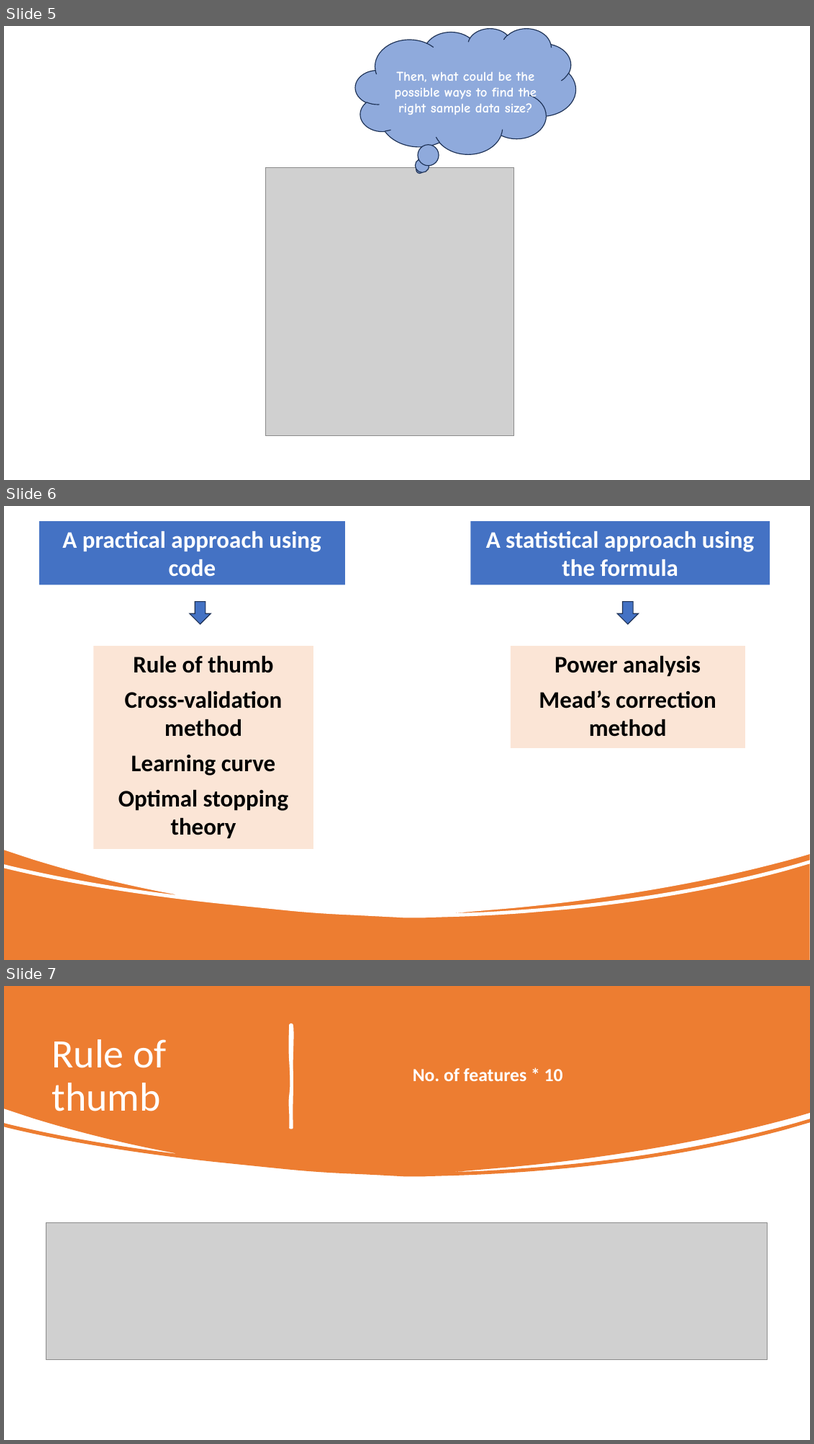
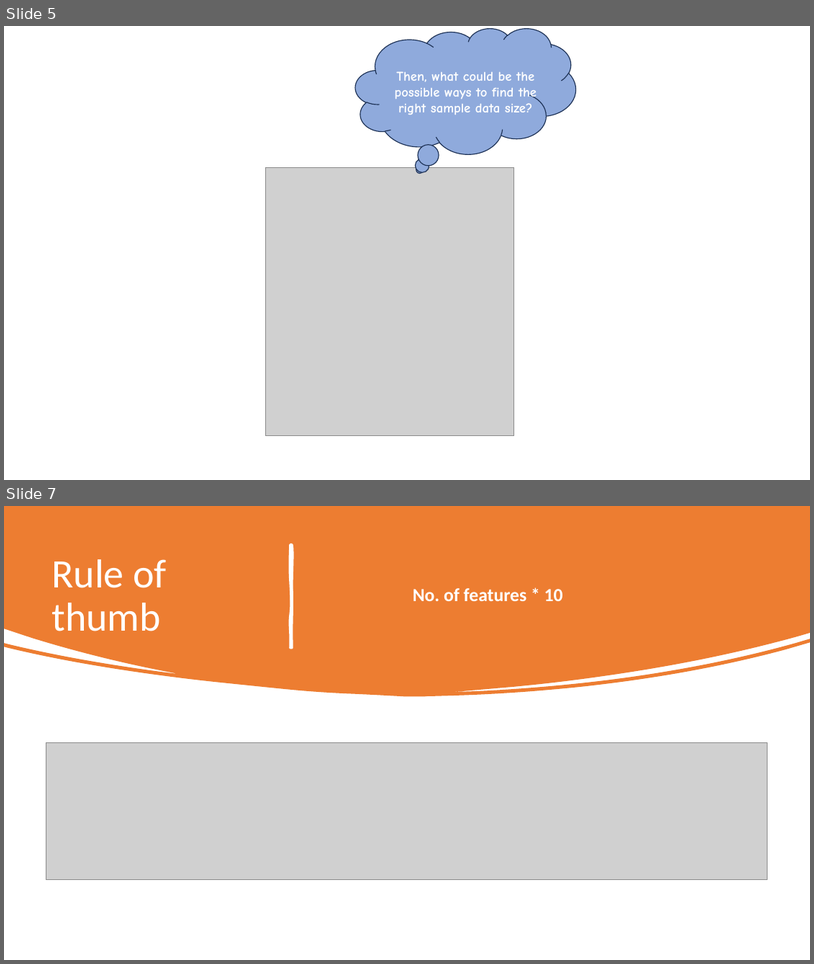
Before and after one commit to nikbearbrown/INFO_7390_Art_and_Science_of_Data, a slide deck: TA_Contest_Fall_23/Bhawana_Agarwal/Perfect_data_size_INFO7390_TAContestFall.pptx. Shown one above the other, each under a label of ours: slides 5, 6 and 7 before the commit, slides 5 and 7 after it; the slides between them are not shown. The pictures are 814x1444 and 814x964 pixels, drawn with LibreOffice and Linux fonts; fonts in the diff are those of the drawing; grey boxes stand for pictures. Boxes give left, top, right and bottom in pixels: in the first picture for what was removed or moved away, otherwise in the second. Text is boxed around its words. In the diff, an @@ line names an element or a change of style, - is before the commit and + after.

```diff
--- a/TA_Contest_Fall_23/Bhawana_Agarwal/Perfect_data_size_INFO7390_TAContestFall.pptx
+++ b/TA_Contest_Fall_23/Bhawana_Agarwal/Perfect_data_size_INFO7390_TAContestFall.pptx
@@ slide 6 removed at [4, 506, 810, 960], background #FFFFFF @@
@@ rectangle removed at [4, 506, 810, 960] @@
@@ freeform shape removed at [4, 506, 810, 917] @@
@@ group removed at [39, 521, 771, 849]: 4 rectangles, 2 down arrows @@
-A practical approach using code
-A statistical approach using the formula
-Rule of thumb
-Cross-validation method
-Learning curve
-Optimal stopping theory
-Power analysis
-Mead’s correction method
```
Also in this commit, not shown: 3 slides added.
